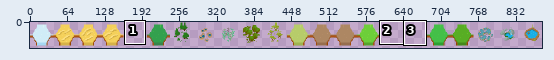
File history of a sprite sheet, Tileset.png. The picture above shows the old version from afar; the outline marks the close-up.
Close-up. The starting point:
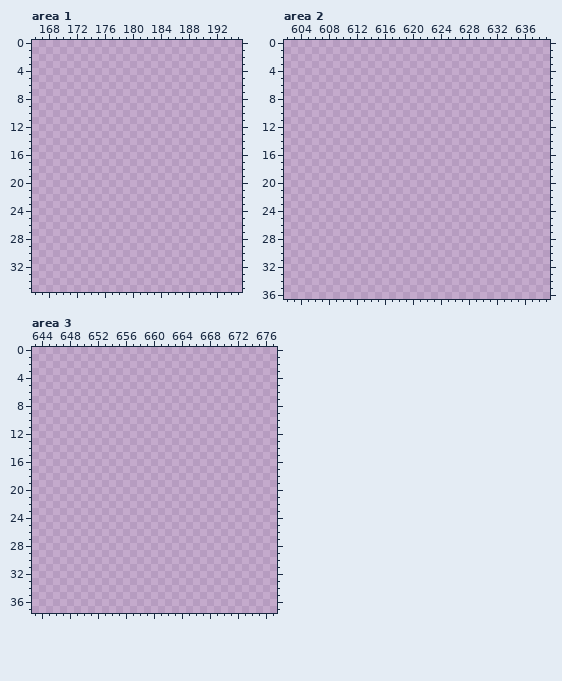
The file is 1024x64 pixels. Pixels under 10% opacity are left out. Colours within 5 levels of each other are drawn and written as one. Shown: area 1: x 166..195, y 0..35; area 2: x 602..639, y 0..36; area 3: x 643..677, y 0..37. The old version is drawn lined up with the new one. The wide view leaves out empty margins.
Palette (. is transparent): 
Once edited:
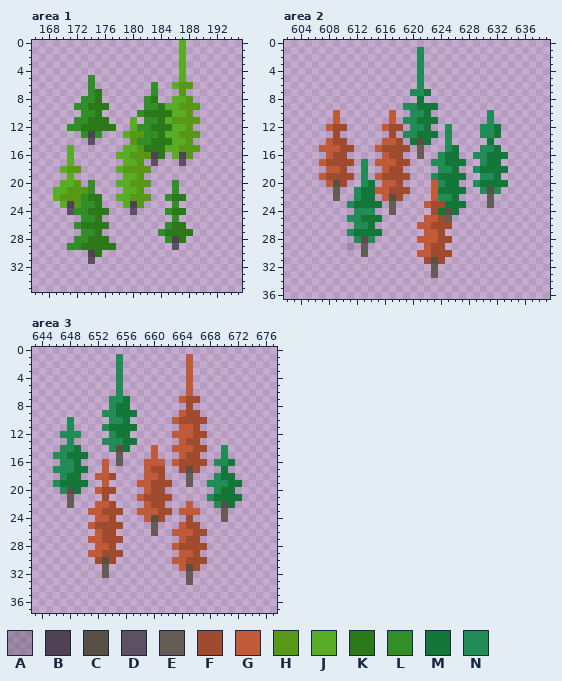
Colours new in this view: A #00000030  B #514154  C #584f45  D #5e5063  E #655d54  F #a04a2e  G #c15a38  H #579816  J #58ad24  K #2c7919  L #318e29  M #127739  N #228c56
Change:
drawings rearranged on the sheet (the old picture shows each at its new place; 5 dropped ones are not shown)
Changed rows in their new state; - is an unchanged pixel.
Area 1:
first column x 169:
 0 ------------------J--
 1 ------------------J--
 2 ------------------J--
 3 ------------------J--
 4 ------------------J--
 5 -----L------------J--
 6 -----L--------L--JHH-
 7 -----LK-------L---H--
 8 ----LLK------LK--JJH-
 9 ---LLKKK-----LLKJJHHH
10 ----LLK-----LKKKKJJH-
11 ---LLKKK---J-LLKJHHHH
12 --LLKKKKK--JLLKKKJJH-
13 ----LBL---JHHLLKJJHHH
14 -----D-----HLLKKKJJH-
15 --J-------JJHKKKJJHHH
16 --J------JJHHHBK-JBH-
17 --J-------JJH-D---D--
18 -JHH-----JHHHH-------
19 --J-------JJH--------
20 -JJH-L---JJHHH---L---
21 JJHHHL----JJH----L---
22 JHHHLKK--JJHHH--LKK--
23 -JBHLLK---JBH----L---
24 --DLLKKK---D----LKK--
25 ----LLK----------L---
26 ---LKKKK--------LKK--
27 ----LLK--------LKKKK-
28 ---LLKKK--------LBK--
29 --LLKKKKK--------D---
30 -----BK--------------
31 -----D---------------
Area 2:
first column x 607:
 1 --------------N------------
 2 --------------N------------
 3 --------------N------------
 4 --------------N------------
 5 --------------N------------
 6 --------------N------------
 7 -------------NNM-----------
 8 --------------M------------
 9 ------------NNMMM----------
10 --G-------G--NNM--------N--
11 --G-------G-NNMMM-------N--
12 -GFF-----GFF-NNM--N----NNM-
13 --F-------F-NNMMM-N----NNM-
14 -GFF-----GGF-MCM--N-----M--
15 GGGFF---GFFFF-E---NM---NNM-
16 -GFF-----GFF--E--NMM--NNMMM
17 GFFFF-N-GGGFF---NNMMM--NMM-
18 -GGF--N--GFF-----NNM--NMMMM
19 GFFFF-N-GFFFF---NMMMM--NNM-
20 -GCF--NM-GGF----GNMM--NMMMM
21 --E--NMMGGFFF---GMMMM--NCN-
22 --E--NMM-GCF----GNNM----E--
23 ----NMMMM-E----GFFMMM---E--
24 -----NNN--E-----FMCM-------
25 ----NNMMM------GGFE--------
26 -----NNM------GGFFF--------
27 ----NMMMM------GGF---------
28 -----NCN------GGGFF--------
29 ----A-E--------GFF---------
30 ------E-------GGFFF--------
31 ---------------FCF---------
32 ----------------E----------
33 ----------------E----------
Area 3:
first column x 646:
 1 ---------N---------G-------
 2 ---------N---------G-------
 3 ---------N---------G-------
 4 ---------N---------G-------
 5 ---------N---------G-------
 6 ---------N---------G-------
 7 --------NNM-------GFF------
 8 --------NMM--------F-------
 9 -------NNMMM------GFF------
10 --N-----NNM------GFFFF-----
11 --N----NMMMM------GGF------
12 -NNN----NMM------GGGFF-----
13 --N----NNNMM------GFF------
14 -NNM----NCM---G--GGGFF--N--
15 NNMMM----E----G---GFF---N--
16 -NNM---G-E---GGG-GFFFF-NNM-
17 NNNMM--G-----GFF--FCF---M--
18 -NMM--GGF----GGF---E---NMM-
19 NMMMM--G----GGFFF--E--NNNMM
20 -NCM--GFF----GFF-------NMM-
21 --E----F----GFFFF-----NMMMM
22 --E---GGF----GFF---G---NCM-
23 -----GGFFF--GGGFF-GGG---E--
24 ------GGF----GCF---F----E--
25 -----GFFFF----E---GFF------
26 ------GFF-----E--GGGFF-----
27 -----GGFFF--------GFF------
28 ------GGF--------GFFFF-----
29 -----GGFFF--------GGF------
30 ------FCF--------GGFFF-----
31 -------E----------GCF------
32 -------E-----------E-------
33 -------------------E-------
Boxes around the changes in both close-ups, in picture pixels (x1, y1, x2, y2):
added: (53, 40, 200, 264)
added: (319, 47, 508, 278)
added: (53, 354, 242, 585)
